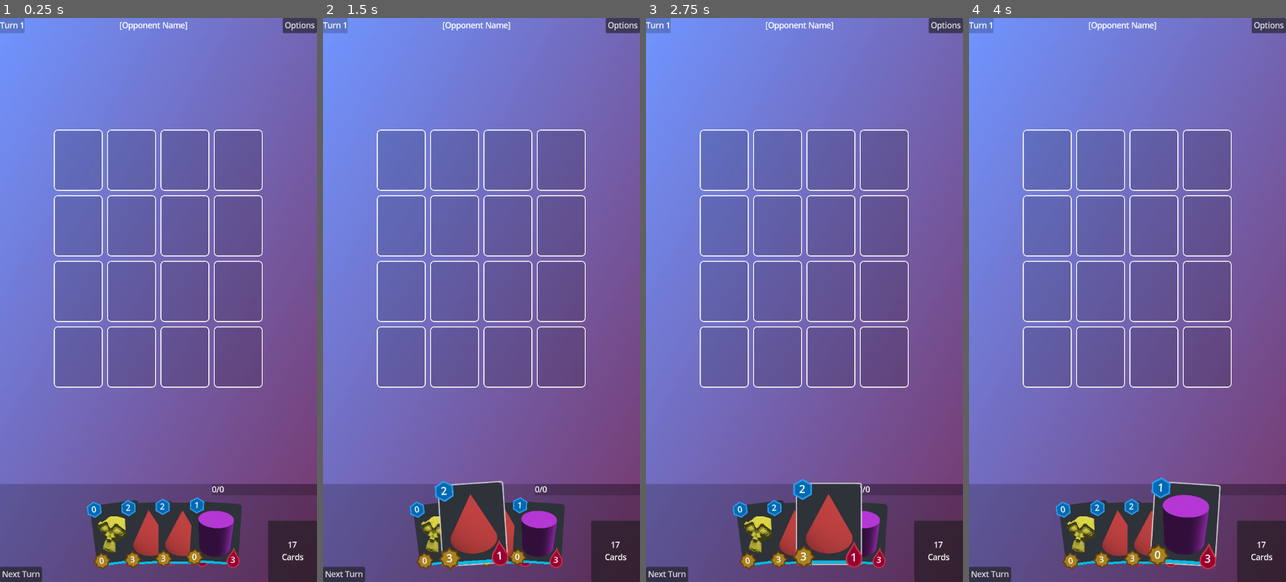
Above: before the commit, frames 1-4 (left to right).
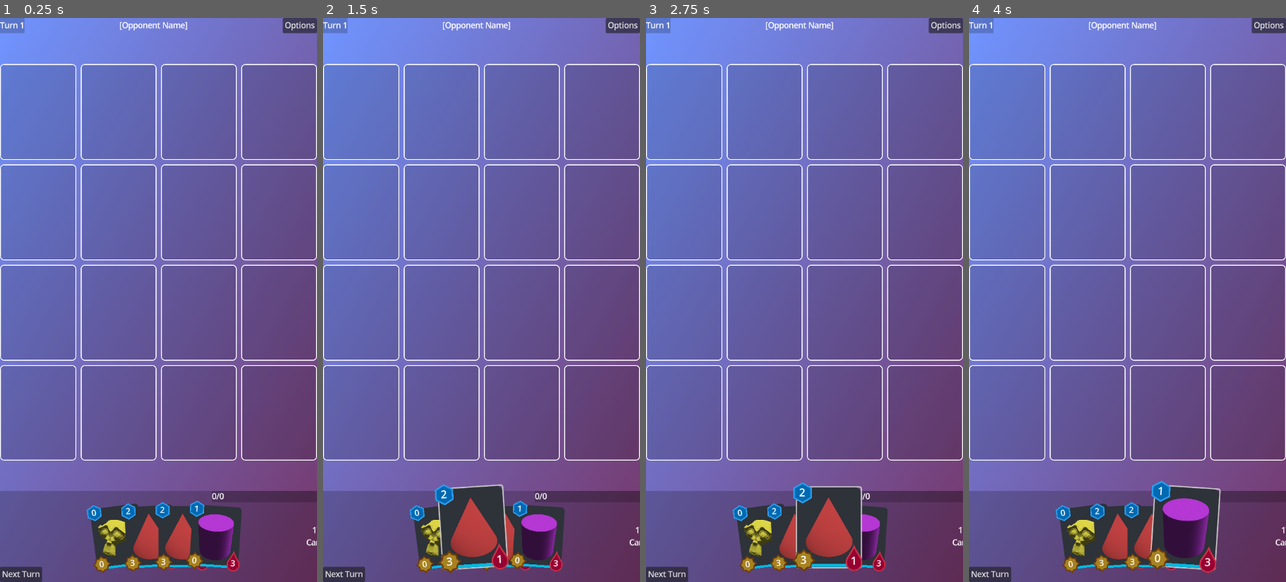
Above: after the commit, the same moments.

Repository: Holy-Person/CardBattler
Game: Godot game, scene res://scenes/battle.tscn
Two runs of this game, one before a commit and one after it. Both use one fixed random seed, a clock stepped at 60 frames per second and the inputs below.
Inputs (mouse positions are in pixels of both pictures, inside the frame that each line leads up to; where the layout moved, square brackets give the same spot in the first picture):
- Up to frame 1 (0.25 s): no input
- Up to frame 2 (1.5 s): click (440, 536) [440, 531] at 0.5 s; click (471, 531) at 1.27 s
- Up to frame 3 (2.75 s): click (829, 531) at 2.02 s
- Up to frame 4 (4 s): click (1117, 536) at 2.77 s; click (1184, 531) at 3.52 s

The runs differ from the first frame. In frame 1, 40% of the frame differs, in the area x 0-100%, y 8-100%; in frame 2, 40%; in frame 3, 40%; in frame 4, 40%.

Commit message:
Dynamic Resizing Of Field
Dynamically resizes the field.

Diff:
--- a/components/field_panel.tscn
+++ b/components/field_panel.tscn
@@ -5,7 +5,6 @@
 [ext_resource type="Script" path="res://components/highlight.gd" id="3_sag5h"]
 
 [node name="field_panel" type="PanelContainer"]
-custom_minimum_size = Vector2(100, 125)
 offset_right = 100.0
 offset_bottom = 125.0
 size_flags_horizontal = 3
--- a/scenes/battle.gd
+++ b/scenes/battle.gd
@@ -6,7 +6,7 @@
 
 ## Container for the field and all cards on it.
 ## TODO: Make it resize better, centercontainers only allow minimum size.
-@onready var center_field : CenterContainer = %CenterField
+@onready var center_field : AspectRatioContainer = %CenterField
 @onready var card_root : Control = %Cards
 @onready var hand : Hand = $InteractiveRegion/UserUI/Hand
 
@@ -19,6 +19,8 @@
 
 
 func _ready() -> void:
+	# Temporary, set minimum size of window, current approximate to remain interactable.
+	DisplayServer.window_set_min_size(Vector2i(340, 620))
 	field = Field.new()
 	center_field.add_child(field)
 
@@ -34,7 +36,7 @@
 	field.clear_highlights()
 	selected_card = card
 	if !card: return
-	field.highlight_from_card(card)
+	field.highlight_from_position(card.pos)
 
 func on_field_clicked(pos : Vector2i) -> void:
 	var selected_field : FieldPanel = field.field_list[pos.y][pos.x]
--- a/scenes/battle.tscn
+++ b/scenes/battle.tscn
@@ -66,11 +66,12 @@
 size_flags_horizontal = 8
 text = "Options"
 
-[node name="CenterField" type="CenterContainer" parent="InteractiveRegion"]
+[node name="CenterField" type="AspectRatioContainer" parent="InteractiveRegion"]
 unique_name_in_owner = true
 layout_mode = 2
 size_flags_vertical = 3
 theme = ExtResource("1_o141i")
+ratio = 0.8
 
 [node name="Cards" type="Control" parent="InteractiveRegion/CenterField"]
 unique_name_in_owner = true
@@ -79,6 +80,8 @@
 
 [node name="UserUI" type="PanelContainer" parent="InteractiveRegion"]
 layout_mode = 2
+size_flags_vertical = 3
+size_flags_stretch_ratio = 0.2
 
 [node name="Button" type="Button" parent="InteractiveRegion/UserUI"]
 layout_mode = 2
@@ -180,7 +183,6 @@
 stretch_mode = 5
 
 [node name="Hand" type="CenterContainer" parent="InteractiveRegion/UserUI"]
-custom_minimum_size = Vector2(0, 200)
 layout_mode = 2
 mouse_filter = 2
 script = ExtResource("3_mdbgi")
@@ -190,10 +192,8 @@
 mouse_filter = 2
 
 [node name="DrawPilePlaceholder" type="Panel" parent="InteractiveRegion/UserUI"]
-custom_minimum_size = Vector2(100, 125)
 layout_mode = 2
 size_flags_horizontal = 8
-size_flags_vertical = 8
 
 [node name="Label" type="Label" parent="InteractiveRegion/UserUI/DrawPilePlaceholder"]
 layout_mode = 1
@@ -213,4 +213,5 @@
 vertical_alignment = 1
 autowrap_mode = 2
 
+[connection signal="pressed" from="InteractiveRegion/UserUI/Button" to="." method="next_turn"]
 [connection signal="card_selected" from="InteractiveRegion/UserUI/Hand" to="." method="_on_hand_card_selected"]
